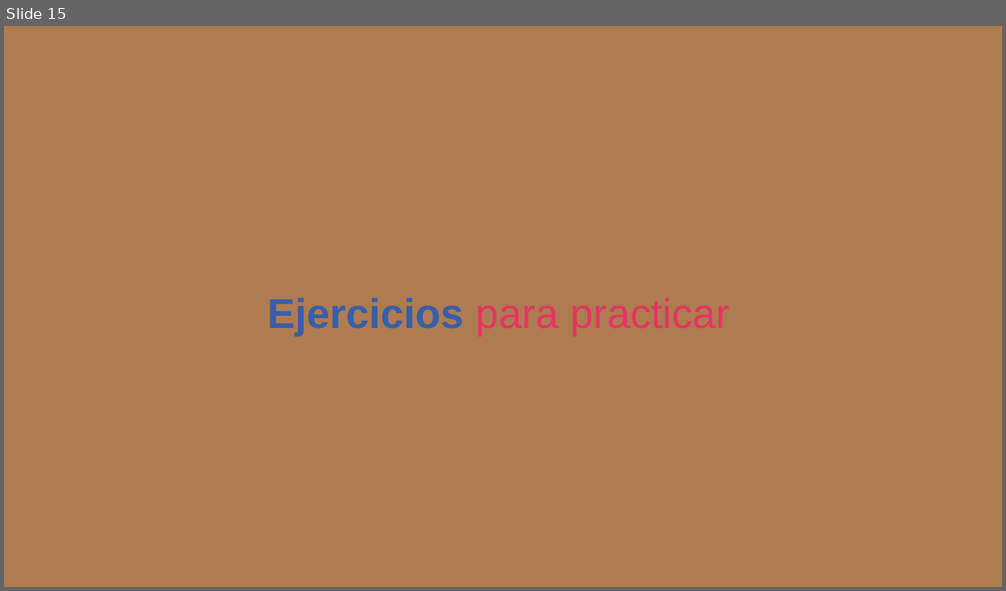
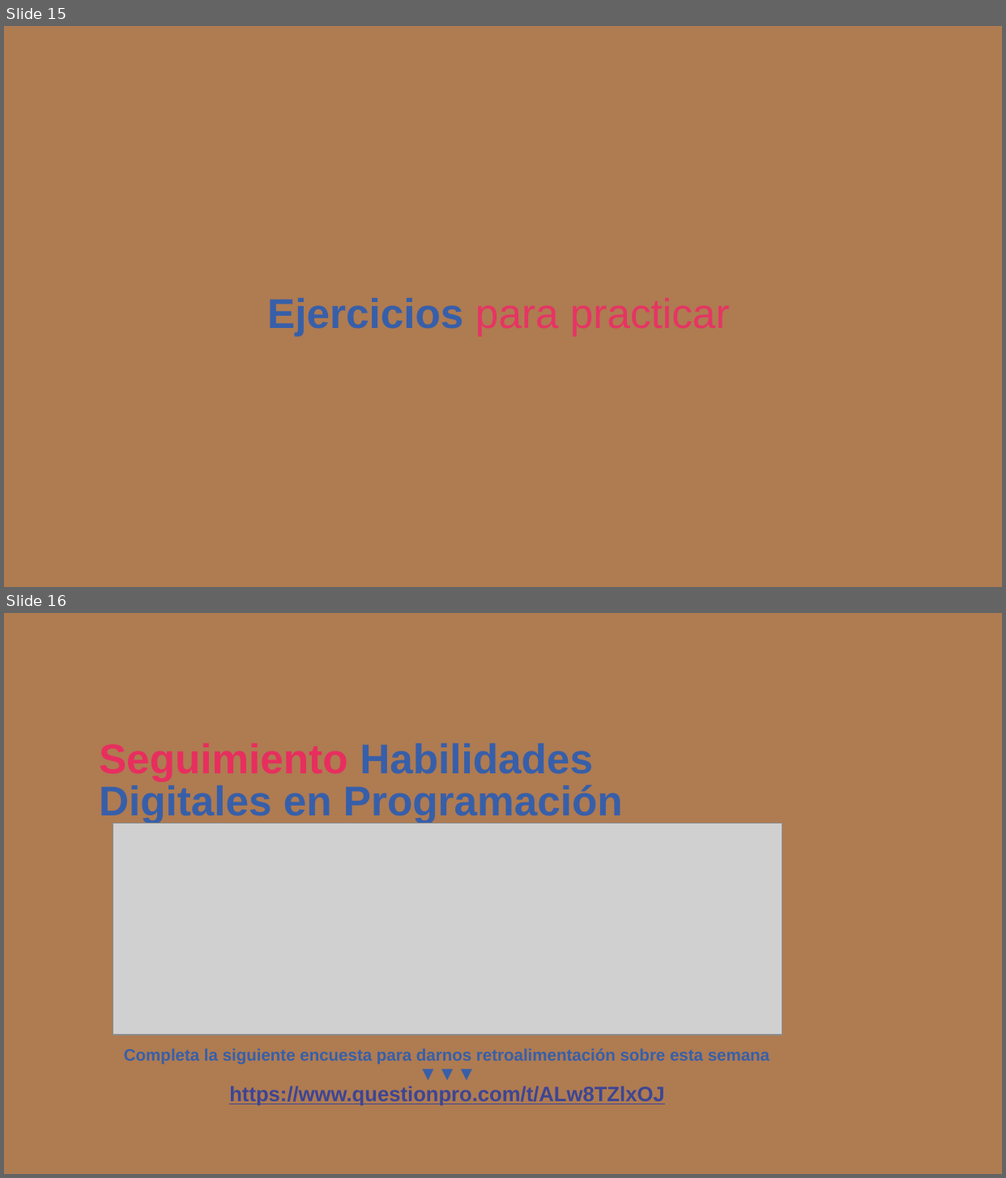
Before and after one commit to MISIONTIC-UN-2022/CICLO_IV, a slide deck: Componentes-teoricos/Slide móvil sesión 15 semana 5.pptx. Shown one above the other, each under a label of ours: slide 15 before the commit, slides 15 and 16 after it. The pictures are 1006x591 and 1006x1178 pixels, drawn with LibreOffice and Linux fonts; fonts in the diff are those of the drawing; grey boxes stand for pictures; background and template pictures are left out. Boxes give left, top, right and bottom in pixels: in the first picture for what was removed or moved away, otherwise in the second. Text is boxed around its words. In the diff, an @@ line names an element or a change of style, - is before the commit and + after.

```diff
--- a/Componentes-teoricos/Slide móvil sesión 15 semana 5.pptx
+++ b/Componentes-teoricos/Slide móvil sesión 15 semana 5.pptx
@@ slide 16 added at bbox=[4, 613, 1002, 1174], background picture (left out) @@
@@ text added at bbox=[99, 743, 623, 824], 30 pt, text #375FA9, bold @@
+Seguimiento Habilidades
+Digitales en Programación
@@ picture added at bbox=[113, 824, 782, 1035] @@
@@ text added at bbox=[124, 1049, 769, 1105], 12 pt, text #375FA9, bold @@
+Completa la siguiente encuesta para darnos retroalimentación sobre esta semana ▼▼▼
+https://www.questionpro.com/t/ALw8TZlxOJ
```
Also in this commit, not shown: 10 other files.
